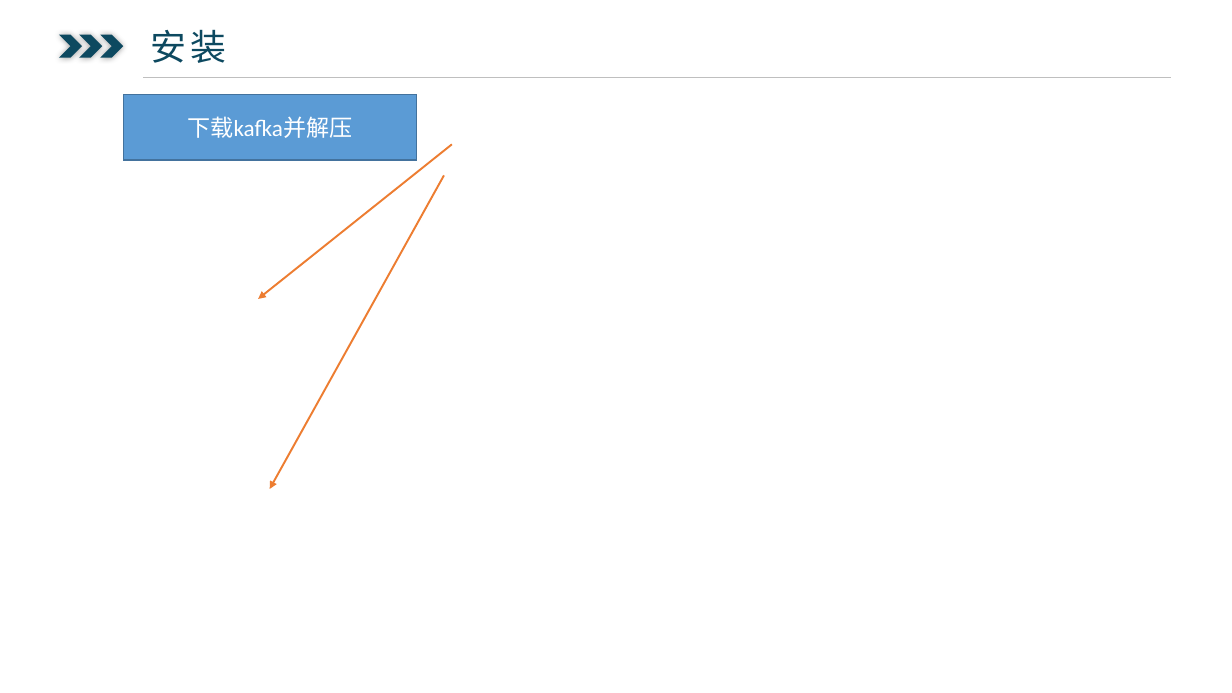
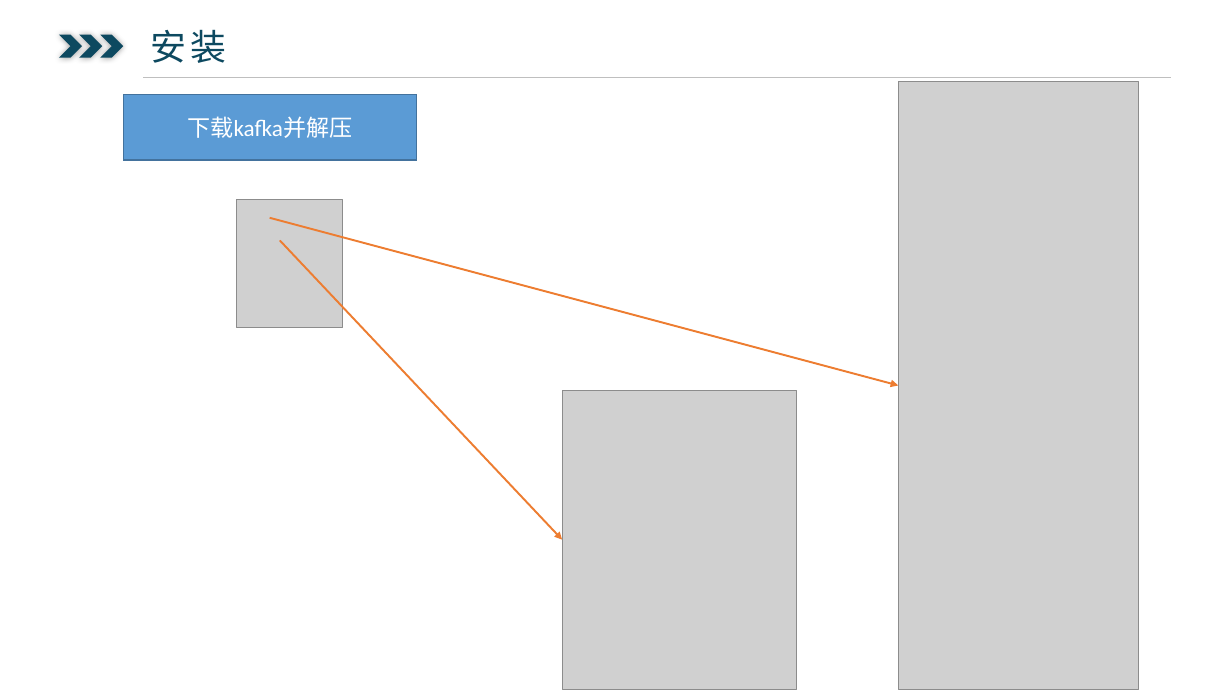
Before and after one commit to ysglyl/ppts, a slide deck: slide 2 of kafka.pptx. Drawn at 1232x693 pixels with LibreOffice and Linux fonts; fonts in the diff are those of the drawing; grey boxes stand for pictures. Boxes give left, top, right and bottom in pixels: in the first picture for what was removed or moved away, otherwise in the second. Text is boxed around its words. In the diff, an @@ line names an element or a change of style, - is before the commit and + after.

```diff
--- a/kafka.pptx
+++ b/kafka.pptx
@@ picture added at [898,81,1139,689] @@
@@ picture added at [237,200,343,328] @@
@@ arrow moved from (452, 144) - (258, 299) to (270, 218) - (898, 385) @@
@@ arrow moved from (444, 176) - (270, 489) to (280, 240) - (562, 540) @@
@@ picture added at [562,390,797,689] @@
```
Also in this commit, not shown: 1 other slide changed, 2 other files.
